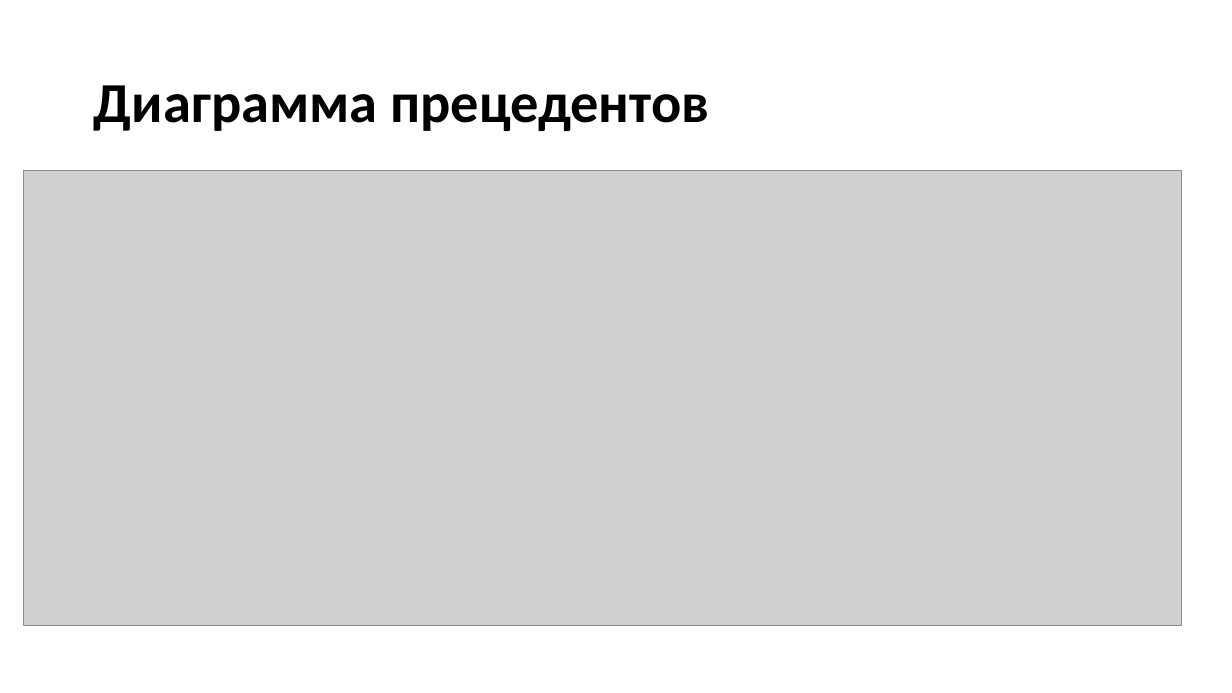
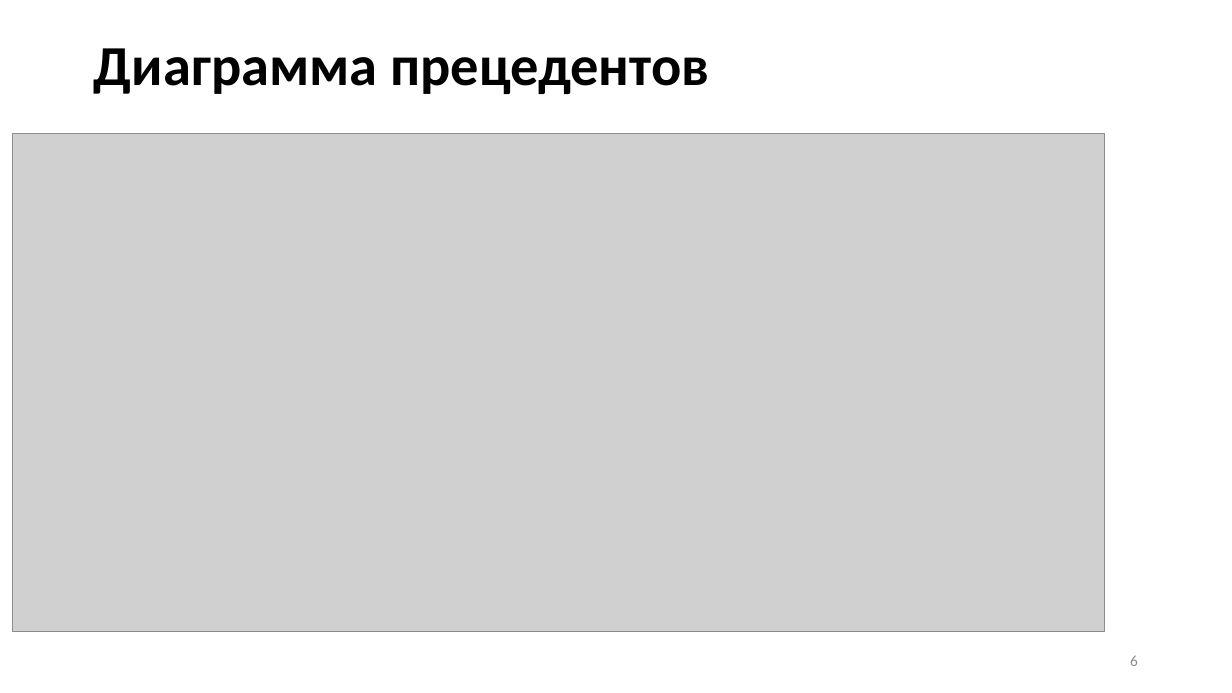
Before and after one commit to Hansola1/VKI, a slide deck: slide 6 of Диплом/Презентация/Бородина_Анастасия_Владимировна_2207Д2.pptx (slide 7 before the commit). Drawn at 1232x693 pixels with LibreOffice and Linux fonts; fonts in the diff are those of the drawing; grey boxes stand for pictures. Boxes give left, top, right and bottom in pixels: in the first picture for what was removed or moved away, otherwise in the second. Text is boxed around its words. In the diff, an @@ line names an element or a change of style, - is before the commit and + after.

Commit message:
Диплом
Презентация, диаграмма

```diff
--- a/Диплом/Презентация/Бородина_Анастасия_Владимировна_2207Д2.pptx
+++ b/Диплом/Презентация/Бородина_Анастасия_Владимировна_2207Д2.pptx
@@ title "Диаграмма прецедентов": place and size @@
-title "Диаграмма прецедентов" at bbox=[94, 85, 709, 131]
+title "Диаграмма прецедентов" at bbox=[94, 48, 709, 94]
@@ picture: place and size @@
-picture at bbox=[24, 171, 1182, 627]
+picture at bbox=[12, 134, 1104, 631]
@@ page number added at bbox=[1130, 655, 1138, 666], 12 pt, text #8C8C8C @@
+6
```
Also in this commit, not shown: 7 other slides changed, 7 slides added, 4 slides removed, 4 other files.
